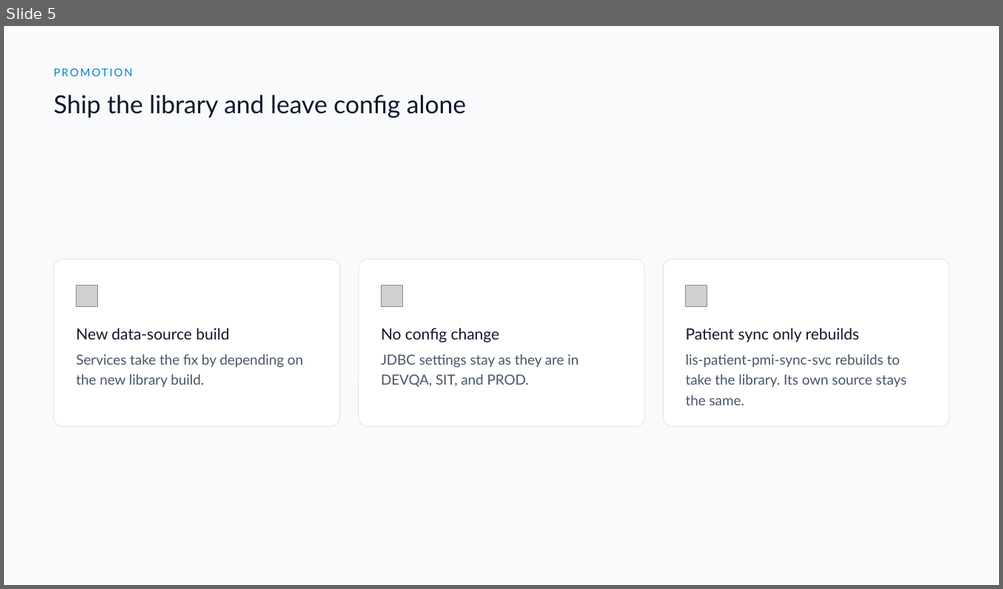
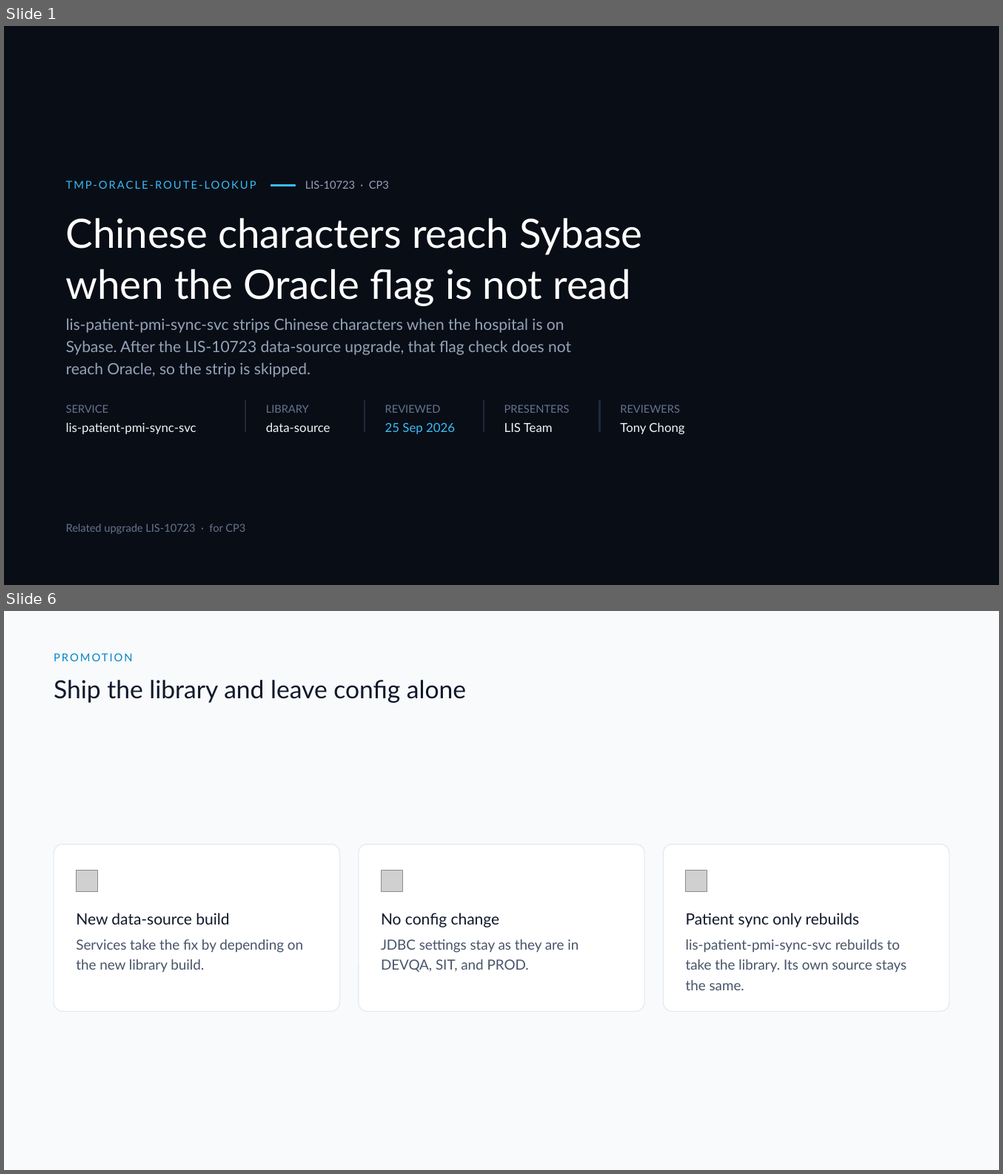
Before and after one commit to DragonChong/HA-Notes, a slide deck: SDLC/Projects/TMP-oracle-route-lookup — Oracle route lookup/assets/Oracle route lookup.pptx. Shown one above the other, each under a label of ours: slide 5 before the commit, slides 1 and 6 after it; the slides between them are not shown. The pictures are 1003x589 and 1003x1174 pixels, drawn with LibreOffice and Linux fonts; fonts in the diff are those of the drawing; grey boxes stand for pictures. Boxes give left, top, right and bottom in pixels: in the first picture for what was removed or moved away, otherwise in the second. Text is boxed around its words. In the diff, an @@ line names an element or a change of style, - is before the commit and + after.

```diff
--- a/SDLC/Projects/TMP-oracle-route-lookup — Oracle route lookup/assets/Oracle route lookup.pptx
+++ b/SDLC/Projects/TMP-oracle-route-lookup — Oracle route lookup/assets/Oracle route lookup.pptx
@@ slide 1 added at (4,26,999,585), background #090D16 @@
@@ text added at (66,181,256,189), 10.5 pt, text #38BDF8 @@
+TMP-ORACLE-ROUTE-LOOKUP
@@ text added at (305,181,389,189), 10.5 pt, text #94A3B8 @@
+LIS-10723 · CP3
@@ rectangle added at (271,185,296,186), fill #38BDF8, outline #38BDF8 1 pt @@
@@ text added at (66,218,642,306), 39 pt, text #FFFFFF @@
+Chinese characters reach Sybase
+when the Oracle flag is not read
@@ text added at (66,318,571,378), 15 pt, text #94A3B8 @@
+lis-patient-pmi-sync-svc strips Chinese characters when the hospital is on Sybase. After the LIS-10723 data-source upgrade, that flag check does not reach Oracle, so the strip is skipped.
@@ rectangle added at (245,400,246,432), fill #1E293B, outline #1E293B 1 pt @@
@@ rectangle added at (364,400,365,432), fill #1E293B, outline #1E293B 1 pt @@
@@ rectangle added at (483,400,484,432), fill #1E293B, outline #1E293B 1 pt @@
@@ rectangle added at (600,400,600,432), fill #1E293B, outline #1E293B 1 pt @@
@@ text added at (66,405,108,413), 10.5 pt, text #64748B @@
+SERVICE
@@ text added at (66,423,196,434), 12 pt, text #F1F5F9 @@
+lis-patient-pmi-sync-svc
@@ text added at (266,405,309,413), 10.5 pt, text #64748B @@
+LIBRARY
@@ text added at (266,423,330,432), 12 pt, text #F1F5F9 @@
+data-source
@@ text added at (385,405,441,413), 10.5 pt, text #64748B @@
+REVIEWED
@@ text added at (385,423,455,434), 12 pt, text #38BDF8 @@
+25 Sep 2026
@@ text added at (504,405,569,413), 10.5 pt, text #64748B @@
+PRESENTERS
@@ text added at (504,423,552,432), 12 pt, text #F1F5F9 @@
+LIS Team
@@ text added at (620,405,680,413), 10.5 pt, text #64748B @@
+REVIEWERS
@@ text added at (620,423,684,434), 12 pt, text #F1F5F9 @@
+Tony Chong
@@ text added at (66,524,245,534), 10.5 pt, text #64748B @@
+Related upgrade LIS-10723 · for CP3
@@ what was slide 5 is now slide 6 @@
```
Also in this commit, not shown: 5 slides changed, 2 other slides added, 2 slides removed, 3 other files.
